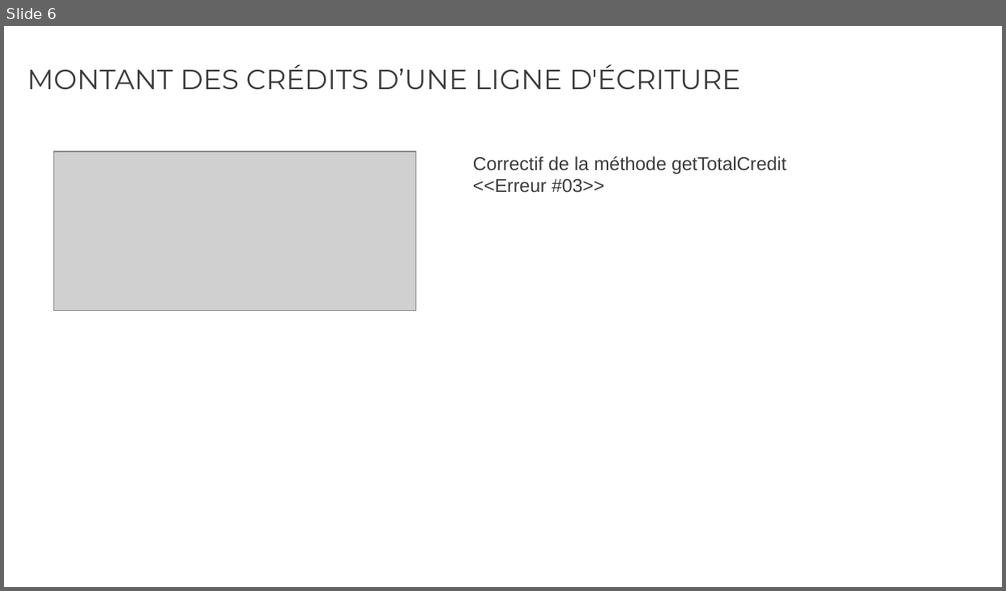
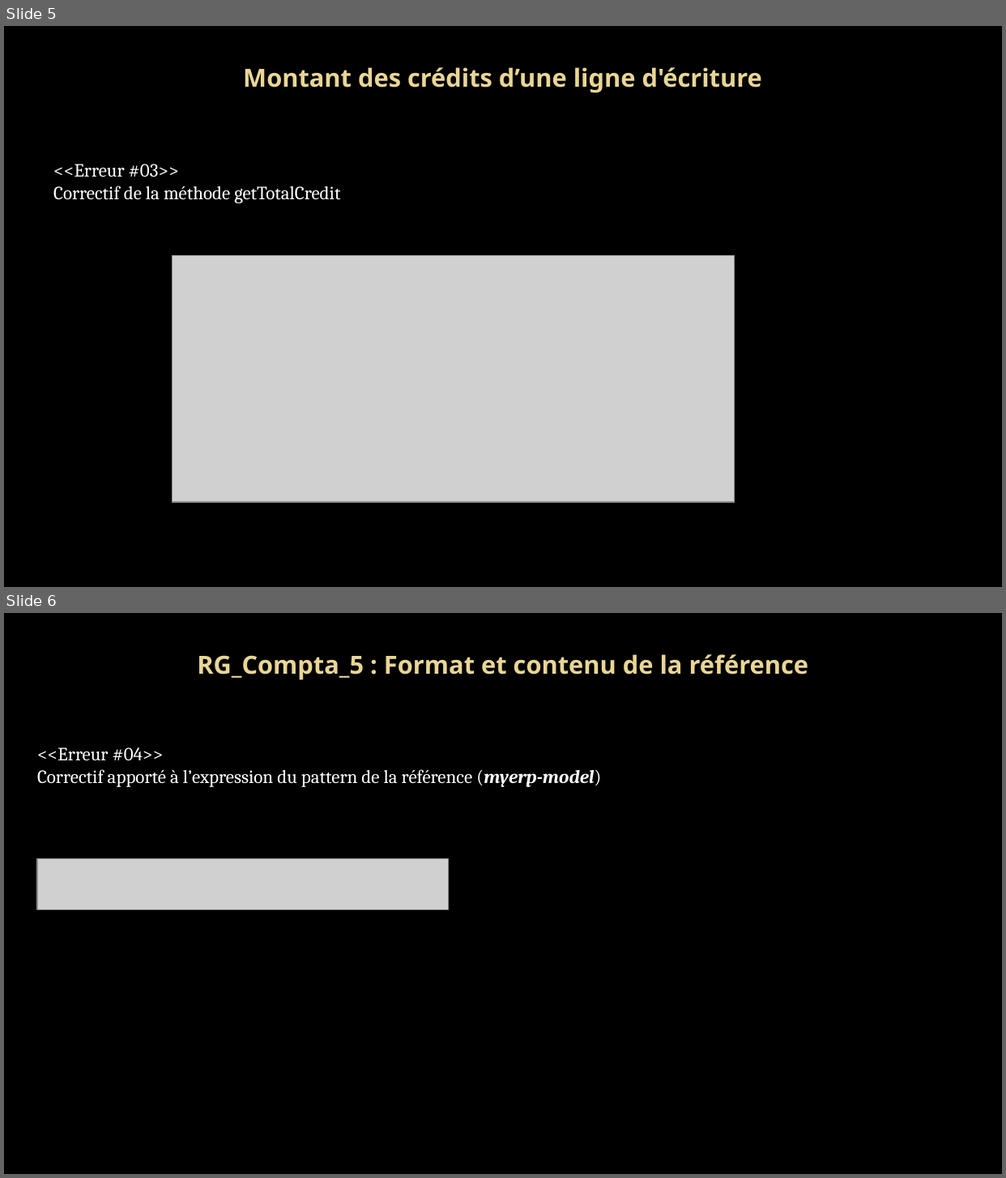
Before and after one commit to rvallet/ocp9-projetB4, a slide deck: doc/Présentation_OCP9_projetB4.pptx. Shown one above the other, each under a label of ours: slide 6 before the commit, slides 5 and 6 after it. The pictures are 1006x591 and 1006x1178 pixels, drawn with LibreOffice and Linux fonts; fonts in the diff are those of the drawing; grey boxes stand for pictures; background and template pictures are left out. Boxes give left, top, right and bottom in pixels: in the first picture for what was removed or moved away, otherwise in the second. Text is boxed around its words. In the diff, an @@ line names an element or a change of style, - is before the commit and + after.

```diff
--- a/doc/Présentation_OCP9_projetB4.pptx
+++ b/doc/Présentation_OCP9_projetB4.pptx
@@ slide 6 added at [4,613,1002,1174], background picture (left out) @@
@@ title added at [197,654,809,680], 18 pt, text gradient #EAD696 to #E7D081, bold @@
+RG_Compta_5 : Format et contenu de la référence
@@ text added at [37,747,601,787], 13.5 pt, text #FFFFFF @@
+<<Erreur #04>>
+Correctif apporté à l’expression du pattern de la référence (myerp-model)
@@ picture added at [37,859,448,910] @@
@@ what was slide 6 is now slide 5 @@
@@ slide 5 changed as well @@
@@ background #FFFFFF to picture (left out) @@
@@ title at [243,67,762,93]: text changed; size 20 to 18 pt; font Montserrat to Noto Sans; text colour #3C3C3C to gradient #EAD696 to #E7D081; bold on @@
-MONTANT DES CRÉDITS D’UNE LIGNE D'ÉCRITURE
+Montant des crédits d’une ligne d'écriture
@@ text at [53,164,340,203]: text changed; font Arial to Cambria; text colour #3C3C3C to #FFFFFF @@
-Correctif de la méthode getTotalCredit <<Erreur #03>>
+<<Erreur #03>>
+Correctif de la méthode getTotalCredit
@@ picture: place and size @@
-picture at [54,152,416,310]
+picture at [172,255,735,502]
```
Also in this commit, not shown: 10 other slides changed, 3 other slides added.
